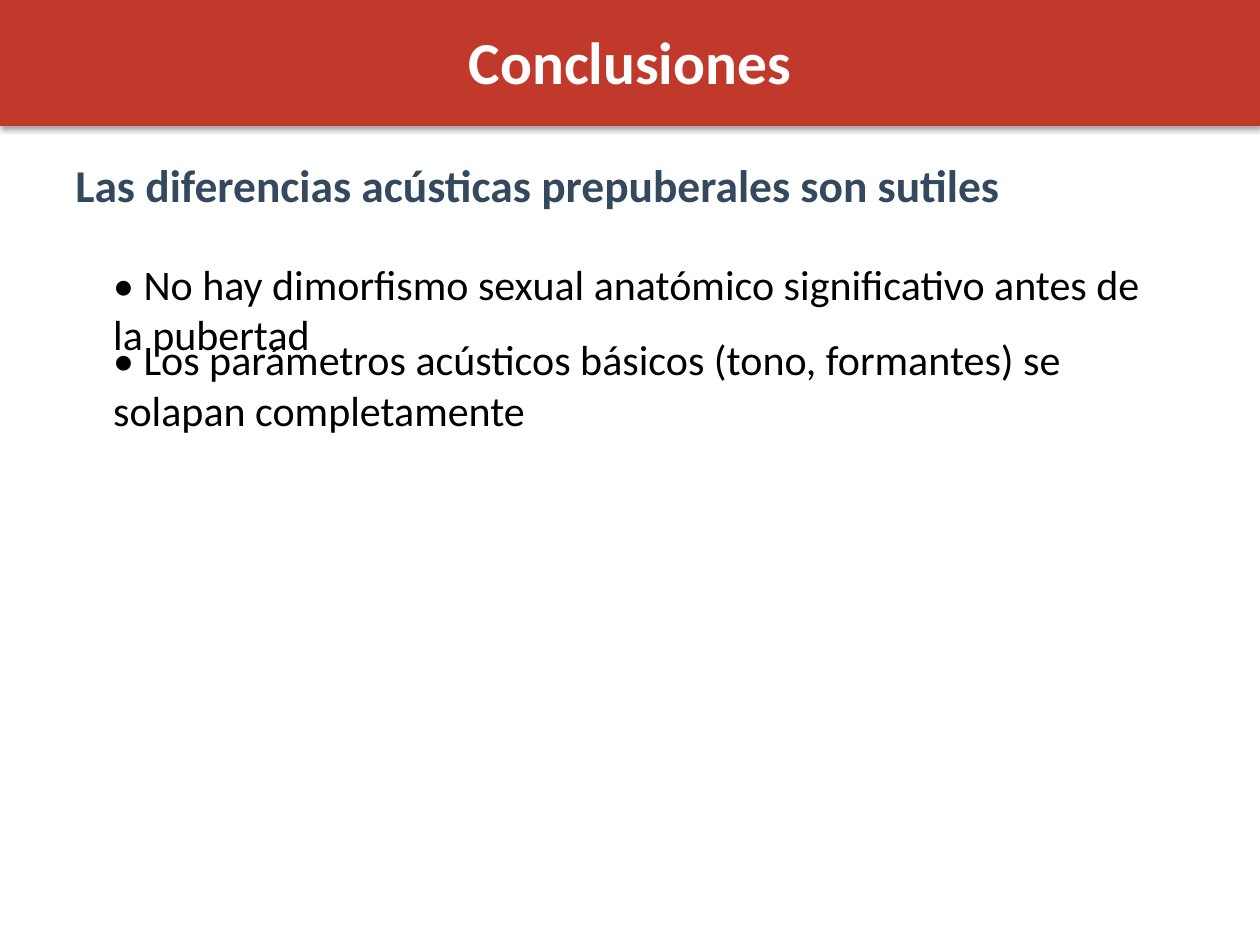
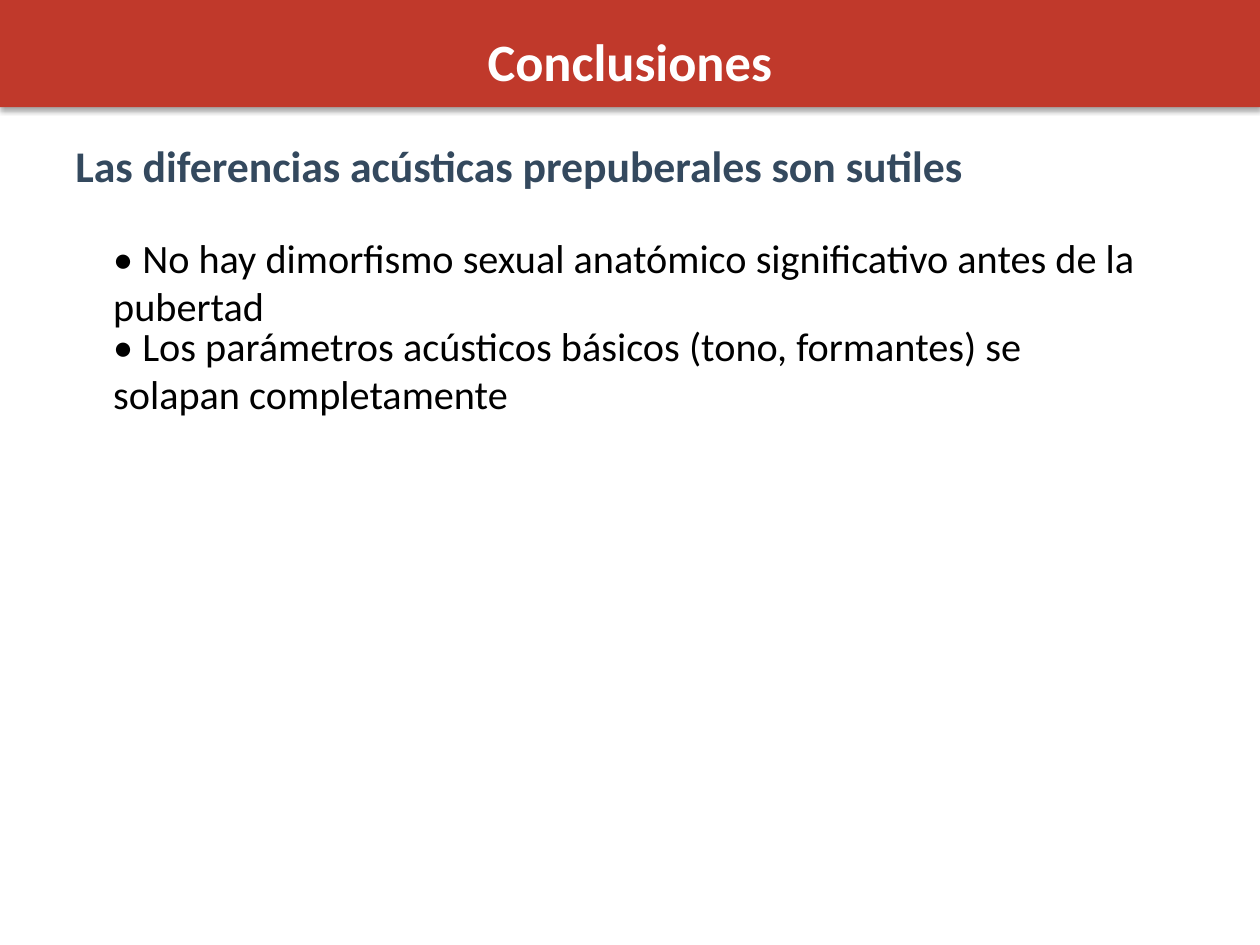
Before and after one commit to maquemmados/vozvozvoz, a slide deck: slide 16 of presentacion.pptx. Drawn at 1260x945 pixels with LibreOffice and Linux fonts; fonts in the diff are those of the drawing. Boxes give left, top, right and bottom in pixels: in the first picture for what was removed or moved away, otherwise in the second. Text is boxed around its words. In the diff, an @@ line names an element or a change of style, - is before the commit and + after.

```diff
--- a/presentacion.pptx
+++ b/presentacion.pptx
@@ rectangle: place and size @@
-rectangle at <box>0,0,1260,126</box>
+rectangle at <box>0,0,1260,107</box>
@@ text "Conclusiones" at <box>488,44,772,82</box>: size 34 to 30 pt @@
@@ text "Las diferencias acústicas prepuberales son ...": place and size @@
-text "Las diferencias acústicas prepuberales son ..." at <box>75,170,999,209</box>
+text "Las diferencias acústicas prepuberales son ..." at <box>75,151,963,189</box>
@@ text "Las diferencias acústicas prepuberales son ..." at <box>75,151,963,189</box>: size 26 to 25 pt @@
@@ text "• No hay dimorfismo sexual ..." at <box>113,245,1134,328</box>: size 24 to 23 pt @@
@@ text "• No hay dimorfismo sexual ...": place and size @@
-text "• No hay dimorfismo sexual ..." at <box>113,270,1139,361</box>
+text "• No hay dimorfismo sexual ..." at <box>113,245,1134,328</box>
@@ text "• Los parámetros acústicos básicos ...": place and size @@
-text "• Los parámetros acústicos básicos ..." at <box>113,341,1060,433</box>
+text "• Los parámetros acústicos básicos ..." at <box>113,331,1021,416</box>
@@ text "• Los parámetros acústicos básicos ..." at <box>113,331,1021,416</box>: size 24 to 23 pt @@
```
Also in this commit, not shown: 19 other slides changed, 1 other file.
